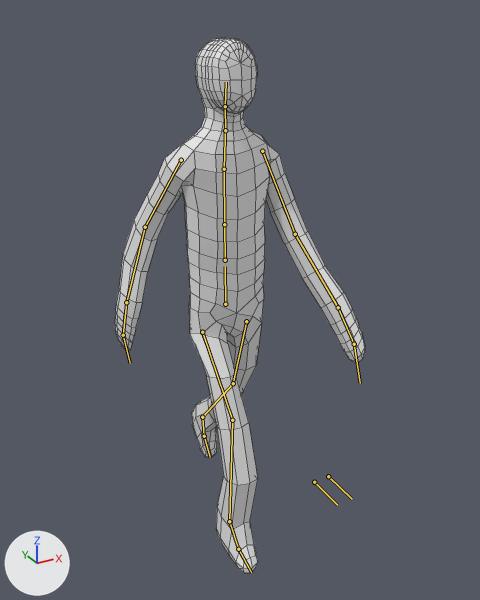
The FBX model Unity/WatcherUnity/Assets/Blender Objects/Character.fbx, before and after one commit.
Camera for both pictures: a 50 mm lens placed at (-2.12, -4.16, 3.98), pointed at (0.11, -0.1, 1.95). Every picture has the same lights, and +X, +Y and +Z are marked at lower left. Both versions are drawn at frame 4 of the action 'Armature|PlayerWalk'; the numbers are the values there. The bones that bend it are drawn over the model as lines. Mesh edges are drawn as thin lines.

The first picture shows 'Character'.
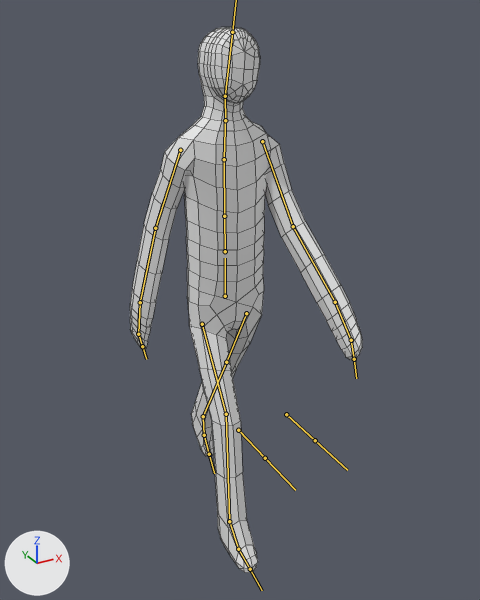
Changed parts and their boxes (x1, y1, x2, y2) in the pictures (480 x 600 px):
'Character', posed (7% narrower): before (115, 38, 365, 573); after (130, 27, 362, 573)
bone 'Hips', root to tip: before (225, 304) to (225, 266); after (225, 296) to (225, 258)
bone 'Head', root to tip: before (225, 106) to (226, 82); after (225, 96) to (232, 32)
bone 'UpperArm.L', root to tip: before (262, 151) to (295, 234); after (262, 141) to (293, 226)
bone 'UpperArm.R', root to tip: before (181, 160) to (145, 227); after (180, 150) to (155, 228)
bone 'LowerArm.R', root to tip: before (145, 227) to (126, 302); after (155, 228) to (140, 302)
bone 'UpperLeg.L', root to tip: before (246, 321) to (233, 383); after (246, 313) to (226, 362)
bone 'LowerLeg.L', root to tip: before (233, 383) to (202, 417); after (226, 362) to (203, 416)
bone 'Foot.L', root to tip: before (202, 417) to (204, 436); after (203, 416) to (204, 435)
bone 'UpperLeg.R', root to tip: before (202, 332) to (232, 420); after (202, 324) to (226, 414)
bone 'LowerLeg.R', root to tip: before (232, 420) to (229, 521); after (226, 414) to (229, 521)

The edits, one by one:
Bone 'Hips' (bone_hips) moves from (0.0, -0.77, 0.41) to (0.0, -0.5, 0.41).
Bone 'Head' (bone_head) turns from (0, 0, 0) to (0, -1, 5) degrees about its own x, y and z.
Bone 'UpperArm.L' (bone_upperarm_l) turns from (-70, -22, -2) to (-77, -29, -1) degrees about its own x, y and z.
Bone 'UpperArm.R' (bone_upperarm_r) turns from (68, -30, 3) to (73, -21, 1) degrees about its own x, y and z.
Bone 'LowerArm.R' (bone_lowerarm_r) turns from (-1, 6, -23) to (0, 3, -12) degrees about its own x, y and z.
Bone 'UpperLeg.L' (bone_upperleg_l) turns from (-3, 6, 19) to (-2, 1, 33) degrees about its own x, y and z.
Bone 'LowerLeg.L' (bone_lowerleg_l) turns from (21, 1, 3) to (-5, 1, 1) degrees about its own x, y and z.
Bone 'Foot.L' (bone_foot_l) turns from (0, 0, 7) to (-15, 0, 3) degrees about its own x, y and z.
Bone 'UpperLeg.R' (bone_upperleg_r) turns from (3, -4, -36) to (3, 4, -26) degrees about its own x, y and z.
Bone 'LowerLeg.R' (bone_lowerleg_r) turns from (36, 0, -5) to (21, 0, 1) degrees about its own x, y and z.
Bone 'Foot.R' (bone_foot_r) turns from (-3, 0, -3) to (-9, 0, 5) degrees about its own x, y and z.
